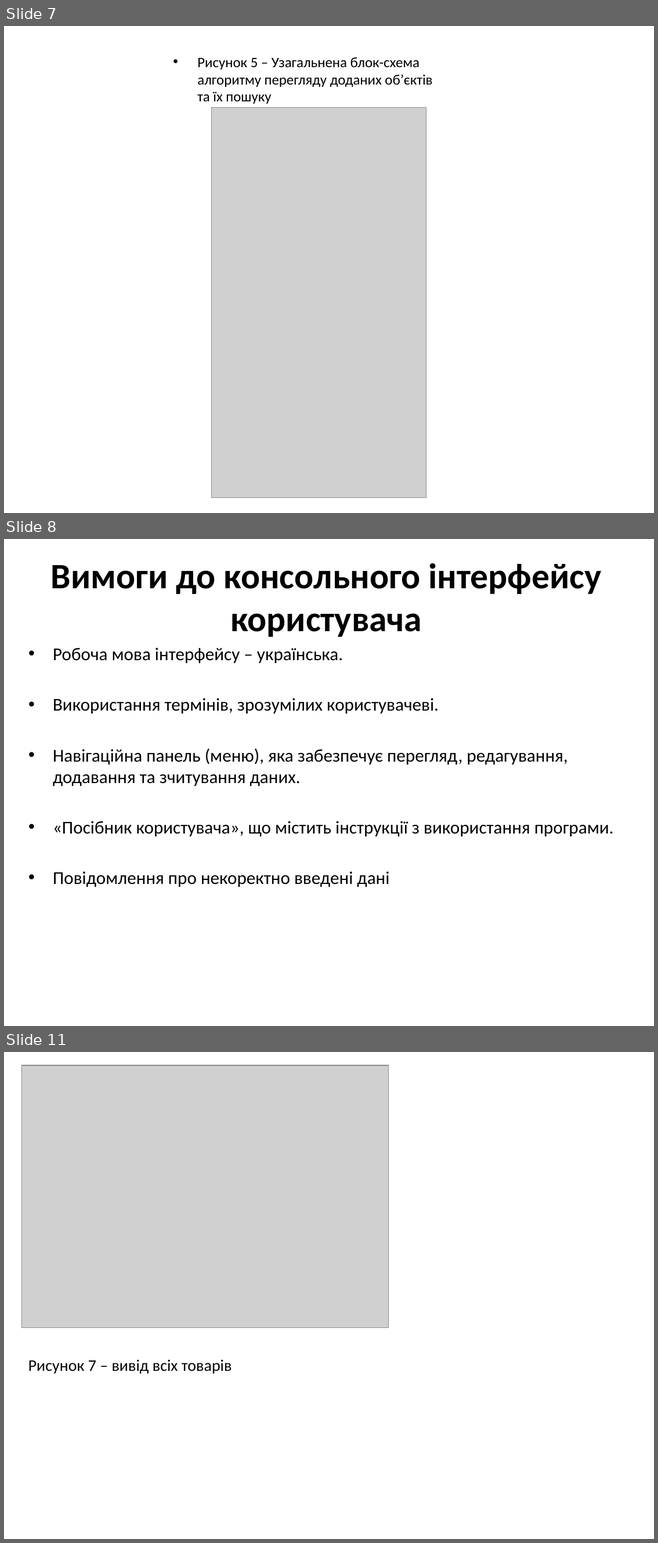
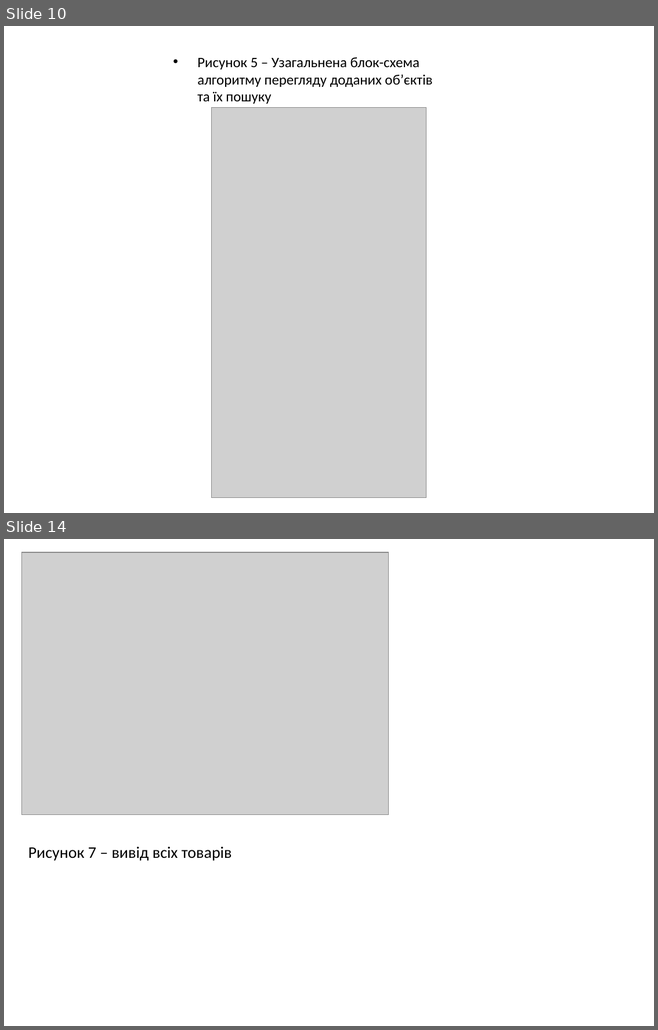
Before and after one commit to maksimkir/Kursova, a slide deck: documentation/Презентація.pptx. Shown one above the other, each under a label of ours: slides 7, 8 and 11 before the commit, slides 10 and 14 after it; the slides between them are not shown. The pictures are 658x1543 and 658x1030 pixels, drawn with LibreOffice and Linux fonts; fonts in the diff are those of the drawing; grey boxes stand for pictures. Boxes give left, top, right and bottom in pixels: in the first picture for what was removed or moved away, otherwise in the second. Text is boxed around its words. In the diff, an @@ line names an element or a change of style, - is before the commit and + after.

```diff
--- a/documentation/Презентація.pptx
+++ b/documentation/Презентація.pptx
@@ slide 8 removed at [4, 539, 654, 1026], background #FFFFFF @@
@@ title removed at [51, 563, 601, 637] @@
-Вимоги до консольного інтерфейсу користувача
@@ subtitle removed at [53, 647, 614, 887] @@
-• Робоча мова інтерфейсу – українська.
-• Використання термінів, зрозумілих користувачеві.
-• Навігаційна панель (меню), яка забезпечує перегляд, редагування, додавання та зчитування даних.
-• «Посібник користувача», що містить інструкції з використання програми.
-• Повідомлення про некоректно введені дані
@@ what was slide 7 is now slide 10 @@
@@ what was slide 11 is now slide 14 @@
```
Also in this commit, not shown: 5 slides changed, 6 slides added, 2 other slides removed, 2 other files.
